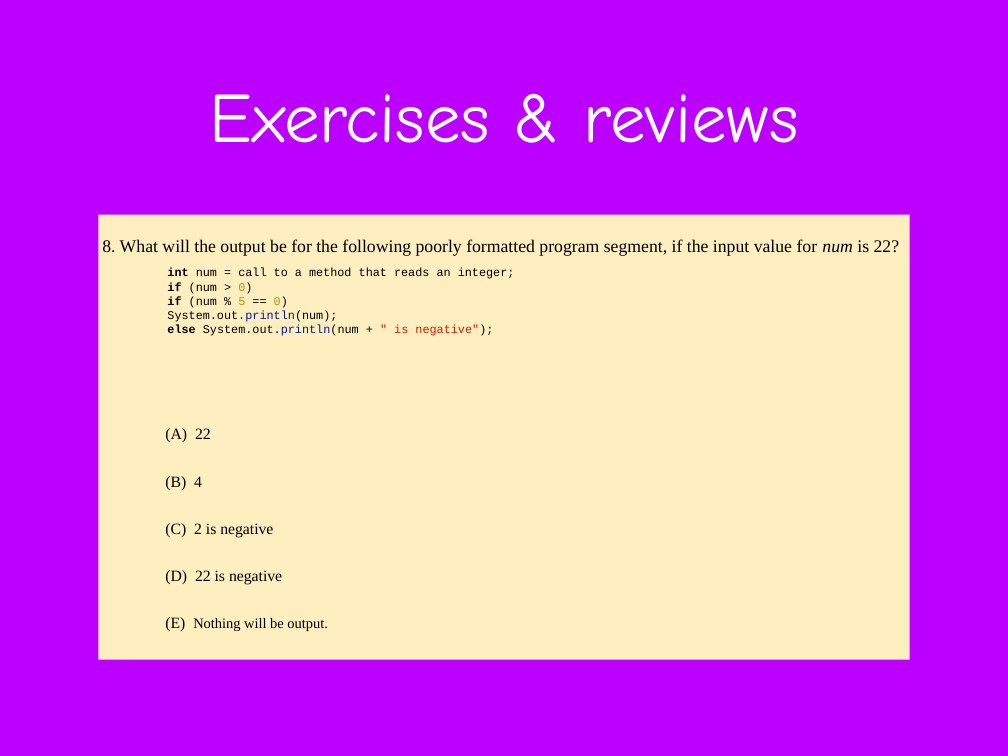
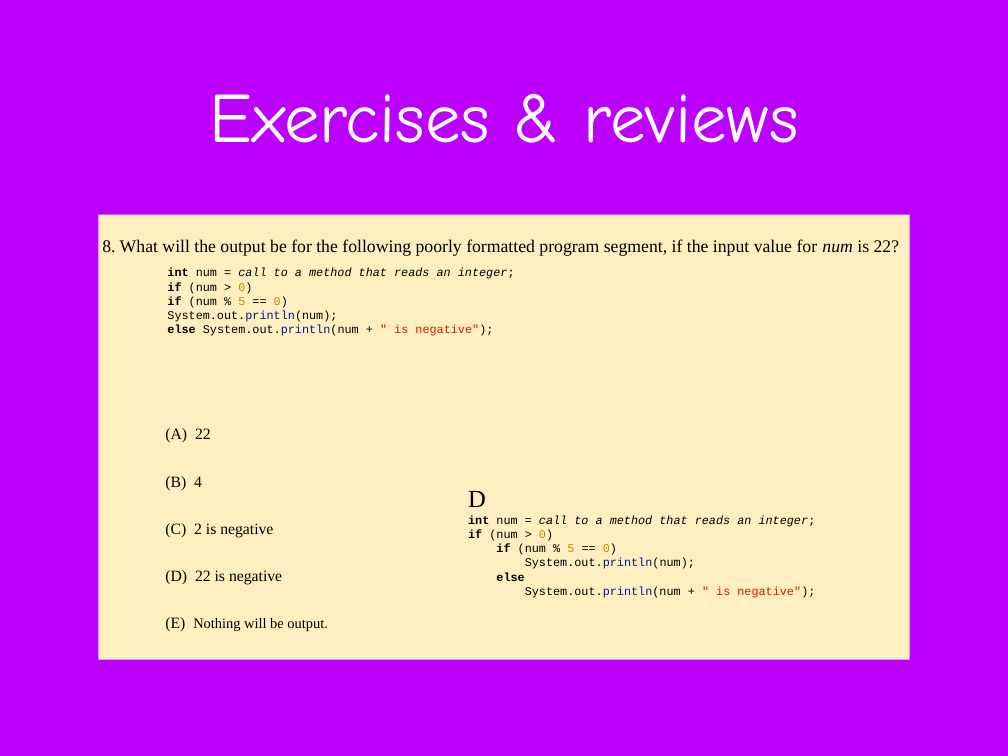
Before and after one commit to difficultcho/AP-A-2018.01.27--, a slide deck: slide 48 of AP计算机A-2018.01.27-张淼.pptx (slide 47 before the commit). Drawn at 1008x756 pixels with LibreOffice and Linux fonts; fonts in the diff are those of the drawing; background and template pictures are left out. Boxes give left, top, right and bottom in pixels: in the first picture for what was removed or moved away, otherwise in the second. Text is boxed around its words. In the diff, an @@ line names an element or a change of style, - is before the commit and + after.

Commit message:
updated to day2

```diff
--- a/AP计算机A-2018.01.27-张淼.pptx
+++ b/AP计算机A-2018.01.27-张淼.pptx
@@ text at (x1=167, y1=268, x2=515, y2=279): italic on in "call to a method that reads an ..." @@
@@ text added at (x1=468, y1=491, x2=816, y2=598), 12 pt, text #000000 @@
+D
+int num = call to a method that reads an integer;
+if (num > 0)
+if (num % 5 == 0)
+System.out.println(num);
+else
+System.out.println(num + " is negative");
```
Also in this commit, not shown: 32 other slides changed, 2 slides added.
